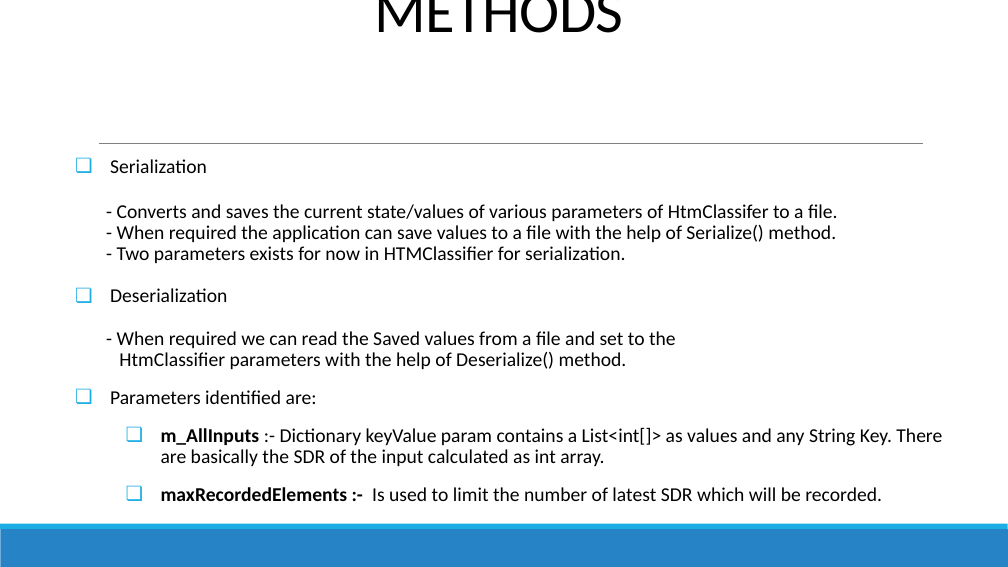
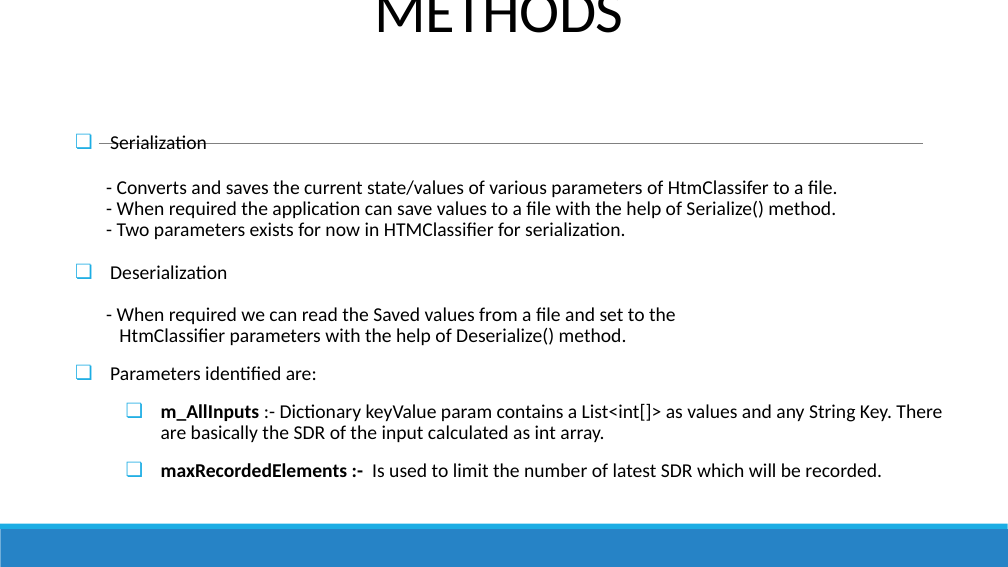
Before and after one commit to antonyaneeta/neocortexapi, a slide deck: slide 5 of Documentation/Presentation-HTMClassifier Serialization.pptx. Drawn at 1008x567 pixels with LibreOffice and Linux fonts; fonts in the diff are those of the drawing. Boxes give left, top, right and bottom in pixels: in the first picture for what was removed or moved away, otherwise in the second. Text is boxed around its words. In the diff, an @@ line names an element or a change of style, - is before the commit and + after.

```diff
--- a/Documentation/Presentation-HTMClassifier Serialization.pptx
+++ b/Documentation/Presentation-HTMClassifier Serialization.pptx
@@ text "Serialization": place and size @@
-text "Serialization" at [110, 159, 942, 501]
+text "Serialization" at [110, 135, 942, 477]
```
Also in this commit, not shown: 5 other slides changed, 4 slides added, 2 slides removed.
